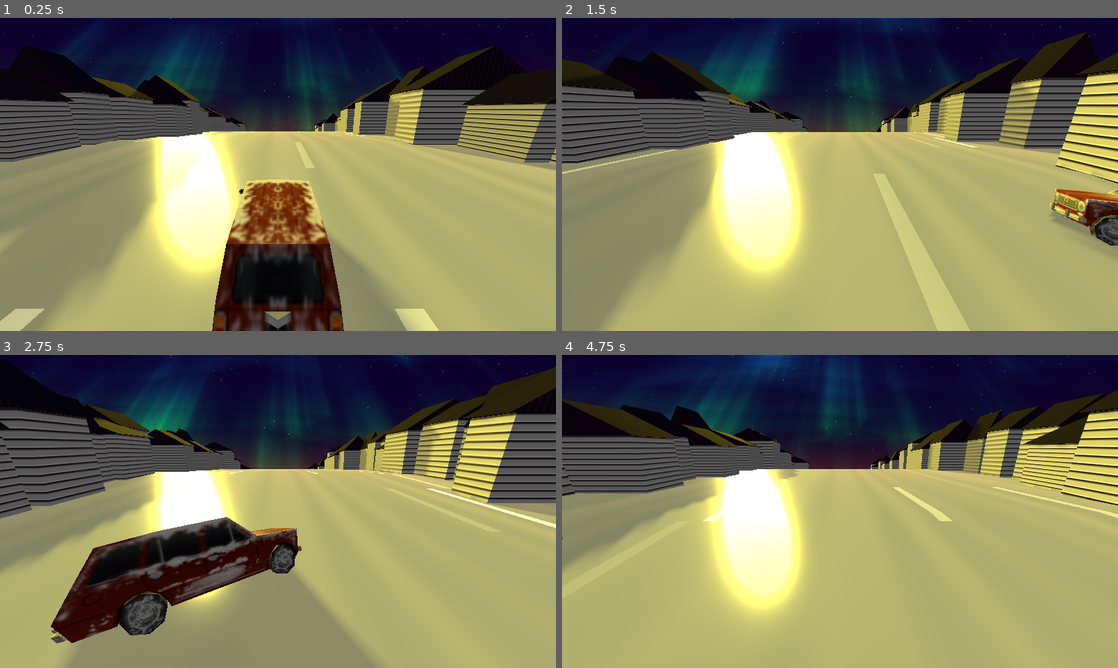
Above: before the commit, frames 1-4 (two rows, left to right).
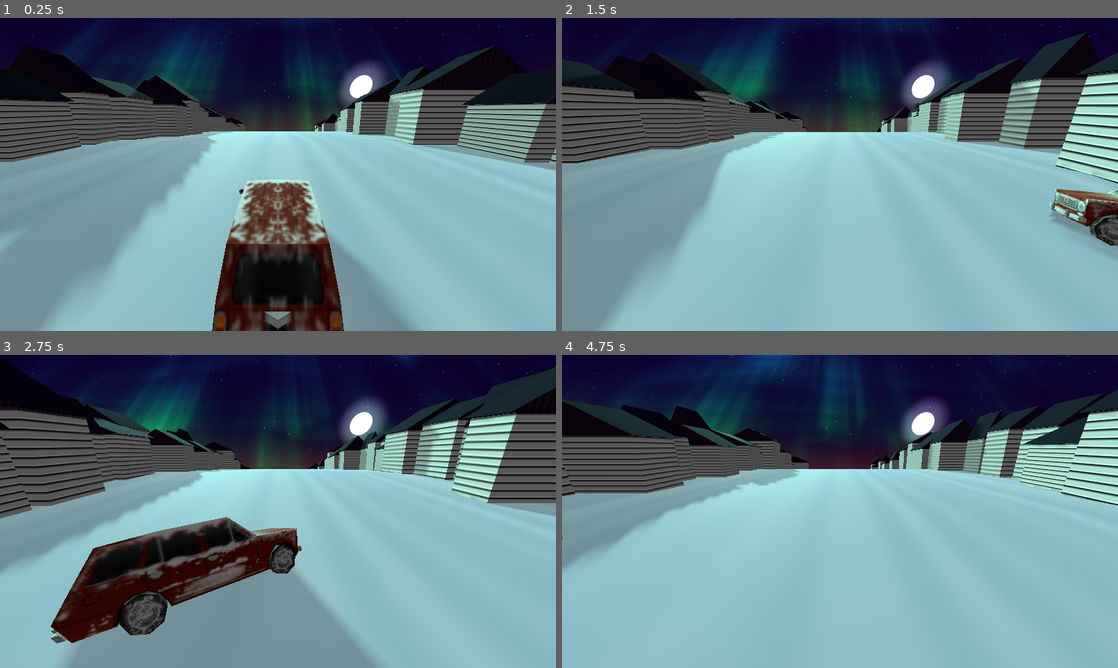
Above: after the commit, the same moments.

Repository: bjornarprytz/waves
Game: Godot game, scene res://main.tscn
Two runs of this game, one before a commit and one after it. Both use one fixed random seed, a clock stepped at 60 frames per second and the inputs below.
Inputs:
- Up to frame 1 (0.25 s): no input
- Up to frame 2 (1.5 s): hold Right (ui_right) 0.53-1.28 s; hold Left (ui_left) from 1.28 s (still down)
- Up to frame 3 (2.75 s): release Left (ui_left) at 2.03 s; hold Right (ui_right) from 2.03 s (still down)
- Up to frame 4 (4.75 s): release Right (ui_right) at 3.53 s; hold Left (ui_left) from 3.53 s (still down)

The runs differ from the first frame. In frame 1, 59% of the frame differs, in the area x 0-100%, y 8-100%; in frame 2, 66%; in frame 3, 57%; in frame 4, 69%, in the area x 0-100%, y 11-100%.

Commit message:
wip lighting

Diff:
--- a/src/ground.gdshader
+++ b/src/ground.gdshader
@@ -49,15 +49,7 @@
     vec3 track_detail = mix(track_color, snow_shadow, track_noise);
     color = mix(color, track_detail, tracks);
 
-    // Ice sparkles
-    float sparkle = hash(floor(uv * 200.0));
-    sparkle = step(1.0 - sparkle_amount * 0.1, sparkle);
-    sparkle *= hash(floor(uv * 200.0) + vec2(1.3, 2.7));
-
-    color += vec3(sparkle * 0.5);
-
     ALBEDO = color;
-    EMISSION = vec3(sparkle * sparkle_amount);
-    ROUGHNESS = 0.3;
+    ROUGHNESS = 0.95;
     METALLIC = 0.0;
 }
--- a/src/ground.tscn
+++ b/src/ground.tscn
@@ -6,18 +6,12 @@
 [sub_resource type="ShaderMaterial" id="ShaderMaterial_h2yge"]
 render_priority = 0
 shader = ExtResource("1_t7tip")
-shader_parameter/road_color = Color(0.1, 0.1, 0.1, 1)
-shader_parameter/sidewalk_color = Color(0, 0, 0, 1)
-shader_parameter/line_color = Color(1, 1, 0, 1)
-shader_parameter/grid_color = Color(1, 0.9019608, 0.16078432, 1)
-shader_parameter/line_repeat = 0.0
-shader_parameter/sidewalk_width = 0.2
-shader_parameter/line_width = 0.05
-shader_parameter/scroll_speed = 0.5
-shader_parameter/time_offset = 0.0
-shader_parameter/grid_intensity = 0.50000002375
-shader_parameter/grid_scale = 50.0
-shader_parameter/edge_glow = 0.0
+shader_parameter/snow_color = Color(0.95, 0.95, 1, 1)
+shader_parameter/snow_shadow = Color(0.7, 0.75, 0.85, 1)
+shader_parameter/track_color = Color(0.8, 0.82, 0.9, 1)
+shader_parameter/track_width = 0.3
+shader_parameter/drift_scale = 15.0
+shader_parameter/sparkle_amount = 0.3
 
 [sub_resource type="CylinderMesh" id="CylinderMesh_ig7tw"]
 material = SubResource("ShaderMaterial_h2yge")
--- a/src/main.tscn
+++ b/src/main.tscn
@@ -11,8 +11,11 @@
 shader_parameter/horizon_color = Color(0.5061762, 0.039820664, 0.117097475, 1)
 shader_parameter/sky_color = Color(0.063, 0, 0.173, 1)
 shader_parameter/star_color = Color(1, 1, 1, 1)
+shader_parameter/moon_color = Color(0.95, 0.95, 1, 1)
 shader_parameter/star_density = 1.0
 shader_parameter/star_brightness = 0.78000003705
+shader_parameter/moon_position = Vector2(0.83, 0.17)
+shader_parameter/moon_size = 0.05600000196148
 
 [sub_resource type="Sky" id="Sky_synth"]
 sky_material = SubResource("ShaderMaterial_sky")
@@ -46,9 +49,9 @@
 
 [node name="CanvasLayer" type="CanvasLayer" parent="."]
 
-[node name="Sun" type="DirectionalLight3D" parent="."]
+[node name="Moon" type="DirectionalLight3D" parent="."]
 transform = Transform3D(-0.9134531, 0.09986766, -0.3944995, -3.128903e-08, 0.9694197, 0.24540894, 0.40694404, 0.22416957, -0.8855195, 0, 0, -66.45788)
-light_color = Color(1, 0.9019608, 0.16078432, 1)
+light_color = Color(0.6256624, 0.9999997, 0.8915878, 1)
 light_angular_distance = 14.15
 shadow_enabled = true
 shadow_opacity = 0.69
--- a/src/sky.gdshader
+++ b/src/sky.gdshader
@@ -3,9 +3,12 @@
 uniform vec3 horizon_color : source_color = vec3(0.545, 0.0, 1.0);
 uniform vec3 sky_color : source_color = vec3(0.063, 0.0, 0.173);
 uniform vec3 star_color : source_color = vec3(1.0, 1.0, 1.0);
+uniform vec3 moon_color : source_color = vec3(0.95, 0.95, 1.0);
 
 uniform float star_density : hint_range(0.0, 1.0) = 0.3;
 uniform float star_brightness : hint_range(0.0, 2.0) = 1.0;
+uniform vec2 moon_position = vec2(0.7, 0.6); // azimuth (0-1), elevation (-1 to 1)
+uniform float moon_size : hint_range(0.01, 0.2) = 0.05;
 
 // Simple hash function for pseudo-random values
 float hash(vec2 p) {
@@ -78,5 +81,27 @@
     float star_field = stars(star_uv, star_density) * star_mask * star_brightness;
     vec3 final_sky = base_sky + star_color * star_field;
 
+    // Moon - convert moon position to 3D direction
+    float moon_azimuth_rad = moon_position.x * 2.0 * PI;
+    float moon_elevation_rad = moon_position.y * PI * 0.5;
+    vec3 moon_dir = vec3(
+        cos(moon_elevation_rad) * cos(moon_azimuth_rad),
+        sin(moon_elevation_rad),
+        cos(moon_elevation_rad) * sin(moon_azimuth_rad)
+    );
+
+    // Calculate angular distance using dot product
+    float angular_dist = acos(clamp(dot(normalize(dir), moon_dir), -1.0, 1.0));
+
+    // Moon disc with soft edge
+    float moon_disc = smoothstep(moon_size, moon_size * 0.9, angular_dist);
+
+    // Moon glow
+    float moon_glow = smoothstep(moon_size * 2.5, moon_size, angular_dist) * 0.3;
+
+    // Combine moon
+    vec3 moon = moon_color * (moon_disc + moon_glow);
+    final_sky += moon;
+
     COLOR = final_sky;
 }
